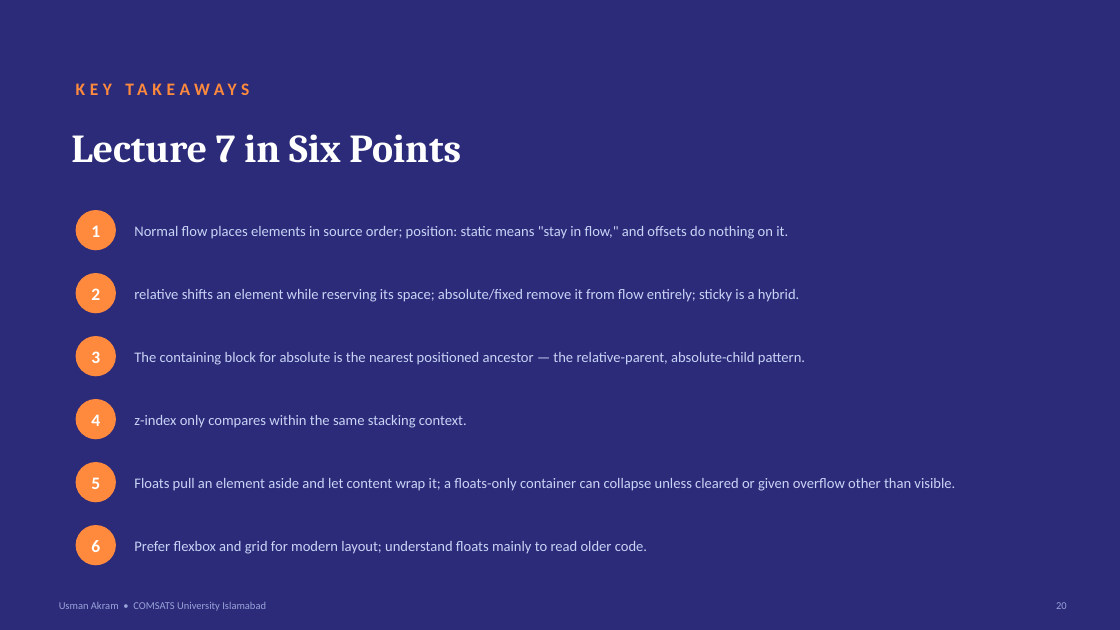
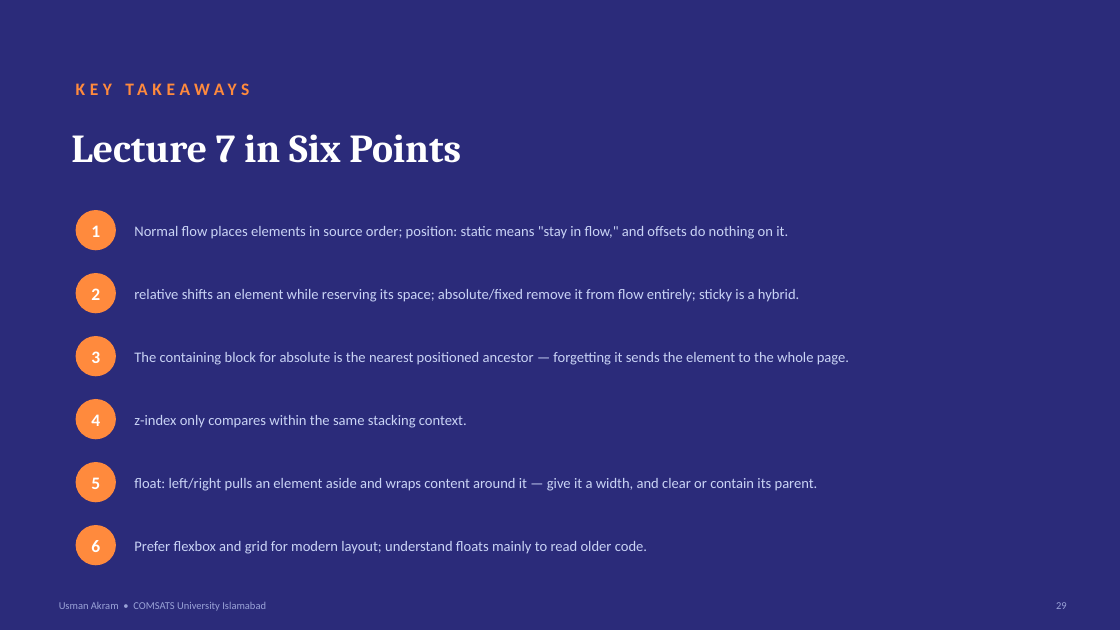
Before and after one commit to mua22/mern-web-book, a slide deck: slide 29 of slides/CSC336-Lecture-07-CSS-Positioning-and-Stacking.pptx (slide 20 before the commit). Drawn at 1120x630 pixels with LibreOffice and Linux fonts; fonts in the diff are those of the drawing. Boxes give left, top, right and bottom in pixels: in the first picture for what was removed or moved away, otherwise in the second. Text is boxed around its words. In the diff, an @@ line names an element or a change of style, - is before the commit and + after.

```diff
--- a/slides/CSC336-Lecture-07-CSS-Positioning-and-Stacking.pptx
+++ b/slides/CSC336-Lecture-07-CSS-Positioning-and-Stacking.pptx
@@ text at (134, 352, 849, 365): text changed @@
-The containing block for absolute is the nearest positioned ancestor — the relative-parent, absolute-child pattern.
+The containing block for absolute is the nearest positioned ancestor — forgetting it sends the element to the whole page.
@@ text at (134, 478, 818, 491): text changed @@
-Floats pull an element aside and let content wrap it; a floats-only container can collapse unless cleared or given overflow other than visible.
+float: left/right pulls an element aside and wraps content around it — give it a width, and clear or contain its parent.
```
Also in this commit, not shown: 16 other slides changed, 9 slides added, 7 other files.
